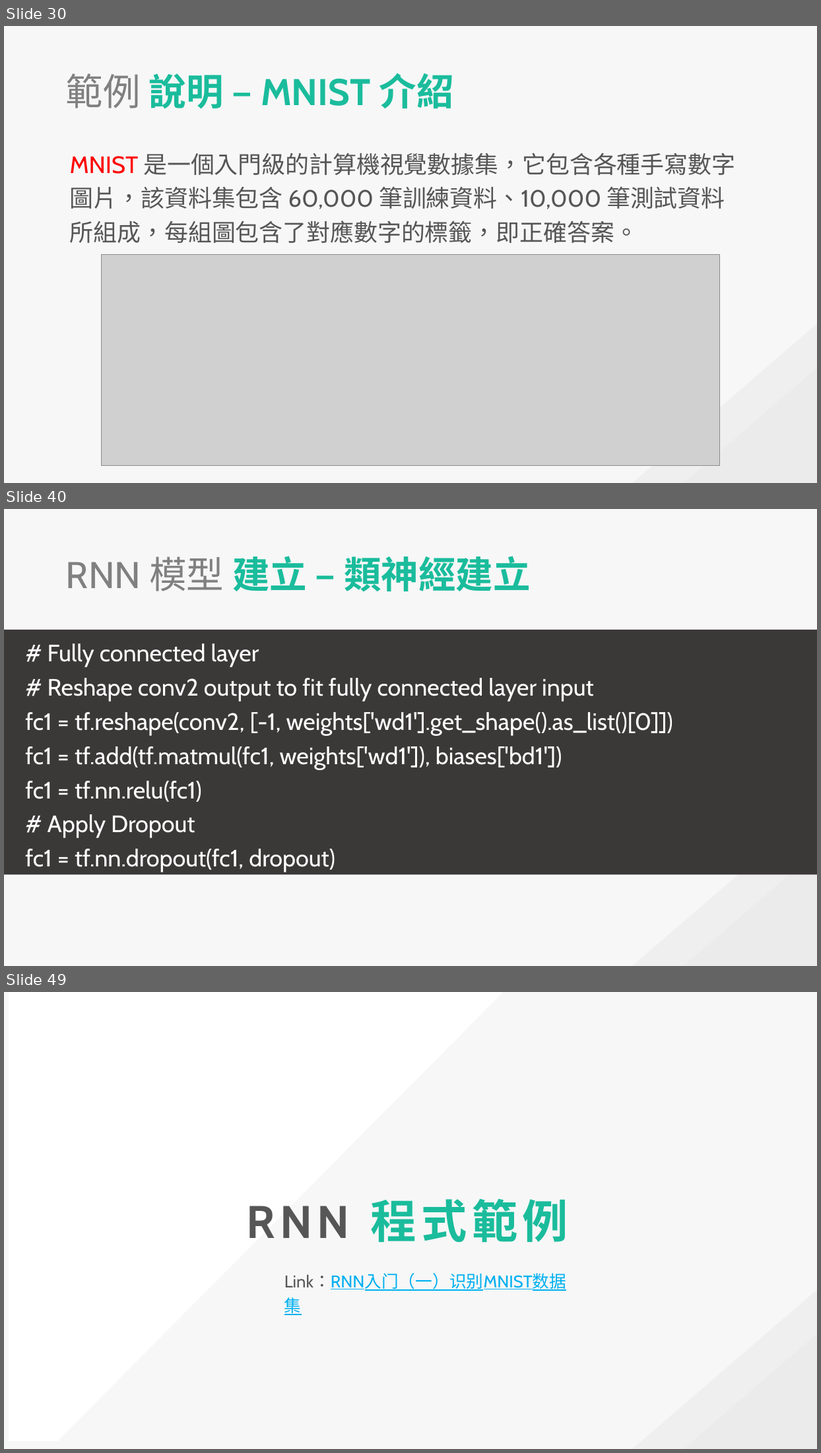
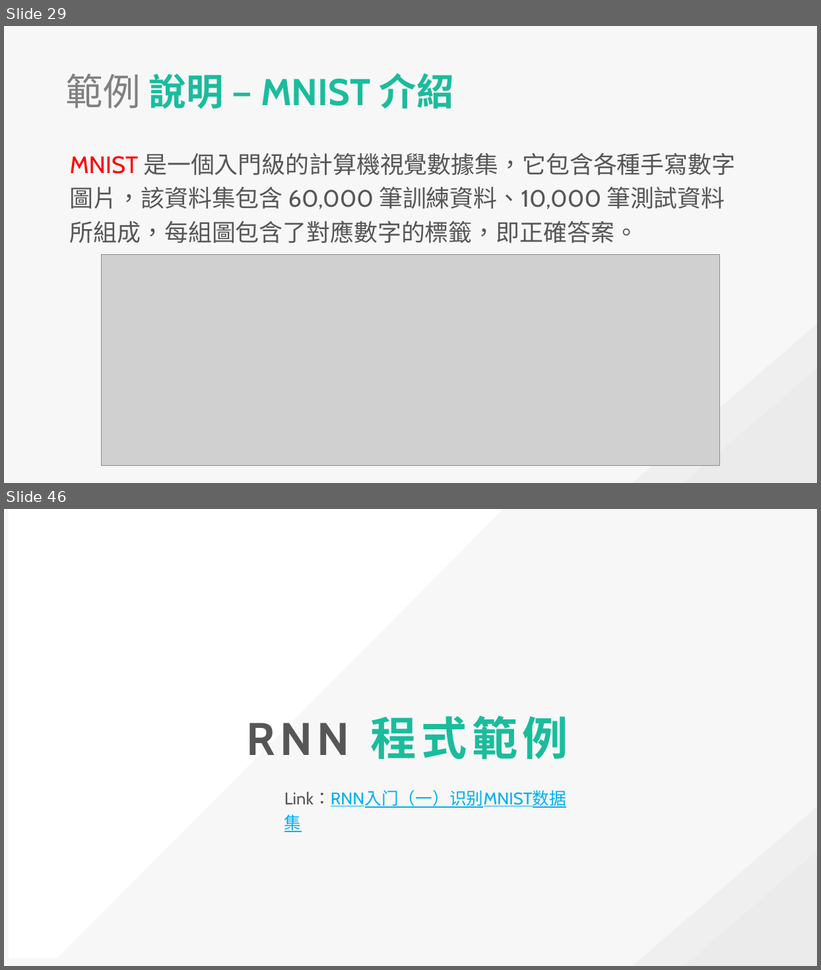
Before and after one commit to explooosion/deep-learn-example, a slide deck: CNN&RNN_20181019.pptx. Shown one above the other, each under a label of ours: slides 30, 40 and 49 before the commit, slides 29 and 46 after it; the slides between them are not shown. The pictures are 821x1453 and 821x970 pixels, drawn with LibreOffice and Linux fonts; fonts in the diff are those of the drawing; grey boxes stand for pictures. Boxes give left, top, right and bottom in pixels: in the first picture for what was removed or moved away, otherwise in the second. Text is boxed around its words. In the diff, an @@ line names an element or a change of style, - is before the commit and + after.

```diff
--- a/CNN&RNN_20181019.pptx
+++ b/CNN&RNN_20181019.pptx
@@ slide 40 removed at bbox=[4, 509, 817, 966], background #F7F7F7; not listed: 2 template elements that a slide beside it also shows @@
@@ text removed at bbox=[66, 556, 530, 591] @@
-RNN 模型 建立 – 類神經建立
@@ rectangle removed at bbox=[4, 630, 817, 875] @@
-# Fully connected layer
-# Reshape conv2 output to fit fully connected layer input
-fc1 = tf.reshape(conv2, [-1, weights['wd1'].get_shape().as_list()[0]])
-fc1 = tf.add(tf.matmul(fc1, weights['wd1']), biases['bd1'])
-fc1 = tf.nn.relu(fc1)
-# Apply Dropout
-fc1 = tf.nn.dropout(fc1, dropout)
@@ what was slide 30 is now slide 29 @@
@@ what was slide 49 is now slide 46 @@
```
Also in this commit, not shown: 2 slides changed, 14 slides added, 16 other slides removed.
